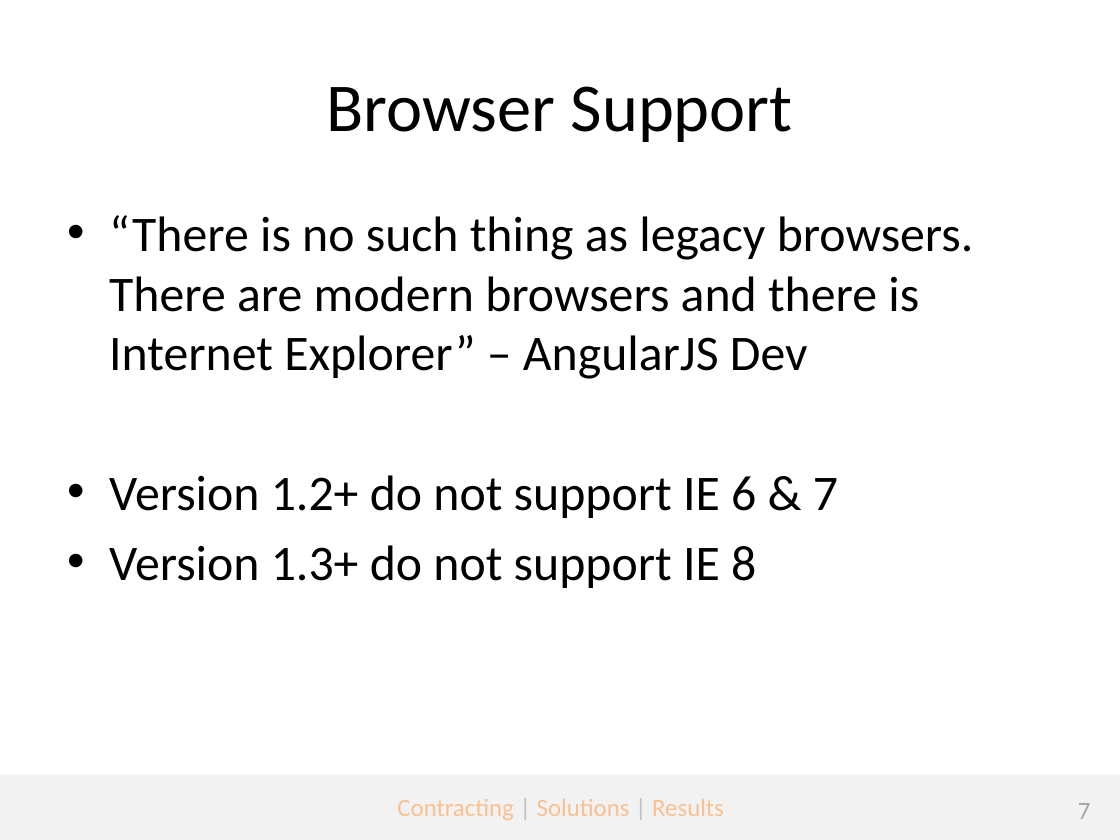
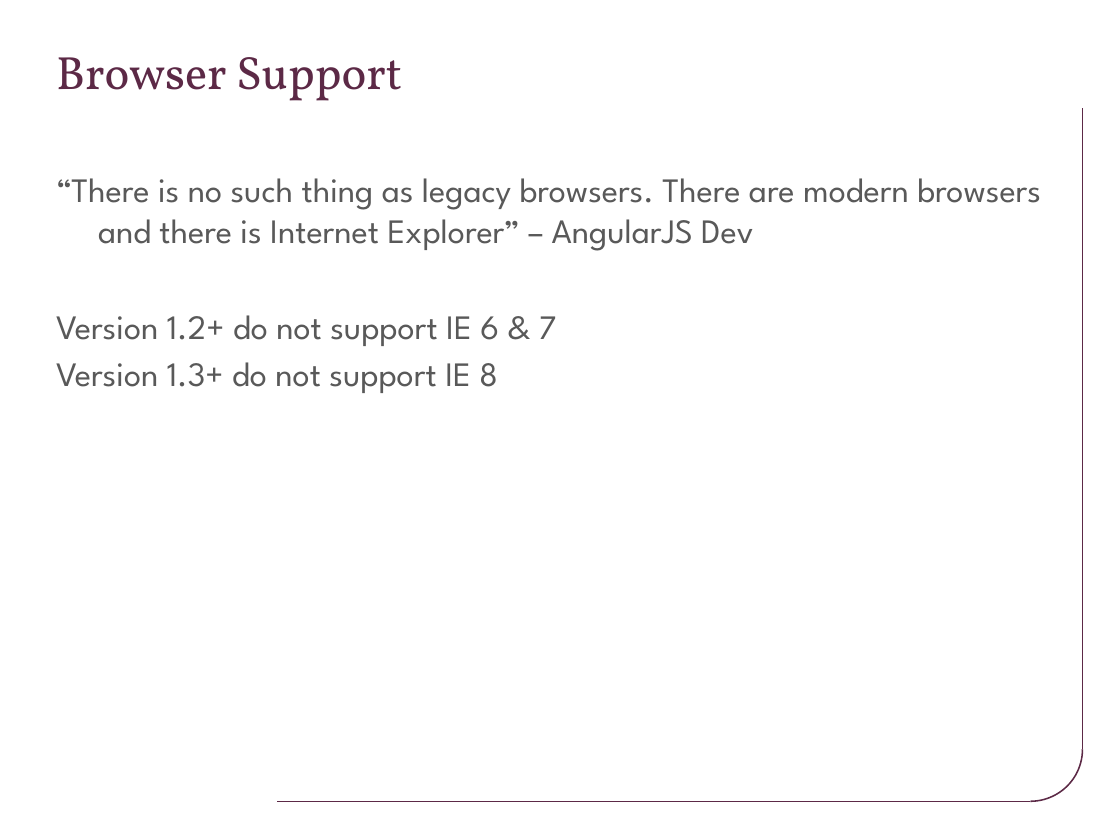
Before and after one commit to jmeckley/angularjs-presentation, a slide deck: slide 7 of Topic 1 - Introduction to mobile development using Angularjs.pptx. Drawn at 1120x840 pixels with LibreOffice and Linux fonts; fonts in the diff are those of the drawing; background and template pictures are left out. Boxes give left, top, right and bottom in pixels: in the first picture for what was removed or moved away, otherwise in the second. Text is boxed around its words. In the diff, an @@ line names an element or a change of style, - is before the commit and + after.

```diff
--- a/Topic 1 - Introduction to mobile development using Angularjs.pptx
+++ b/Topic 1 - Introduction to mobile development using Angularjs.pptx
@@ title "Browser Support": place and size @@
-title "Browser Support" at bbox=[327, 86, 793, 142]
+title "Browser Support" at bbox=[56, 57, 402, 101]
@@ title "Browser Support" at bbox=[56, 57, 402, 101]: size 44 to 30 pt, font Calibri to Vollkorn, text colour #000000 to #5C2946; alignment centre to left @@
@@ line added from (1082, 749) to (1082, 109), #5C2946 1 pt @@
@@ text "“There is no such thing ...": place and size @@
-text "“There is no such thing ..." at bbox=[109, 215, 974, 588]
+text "“There is no such thing ..." at bbox=[56, 178, 1041, 393]
@@ text "“There is no such thing ..." at bbox=[56, 178, 1041, 393]: size 32 to 22 pt, font Calibri to League Spartan, text colour #000000 to #595959; bullet • to none; less space between paragraphs @@
@@ arc (boxed as its full ellipse) added at bbox=[979, 697, 1083, 801], outline #5C2946 1 pt @@
@@ rectangle removed at bbox=[0, 775, 1120, 840] @@
@@ line added from (1030, 801) to (277, 801), #5C2946 1 pt @@
@@ text removed at bbox=[397, 799, 724, 820] @@
-Contracting | Solutions | Results
@@ page number removed at bbox=[1078, 803, 1091, 819] @@
-7
```
Also in this commit, not shown: 12 other slides changed, 10 other files.
